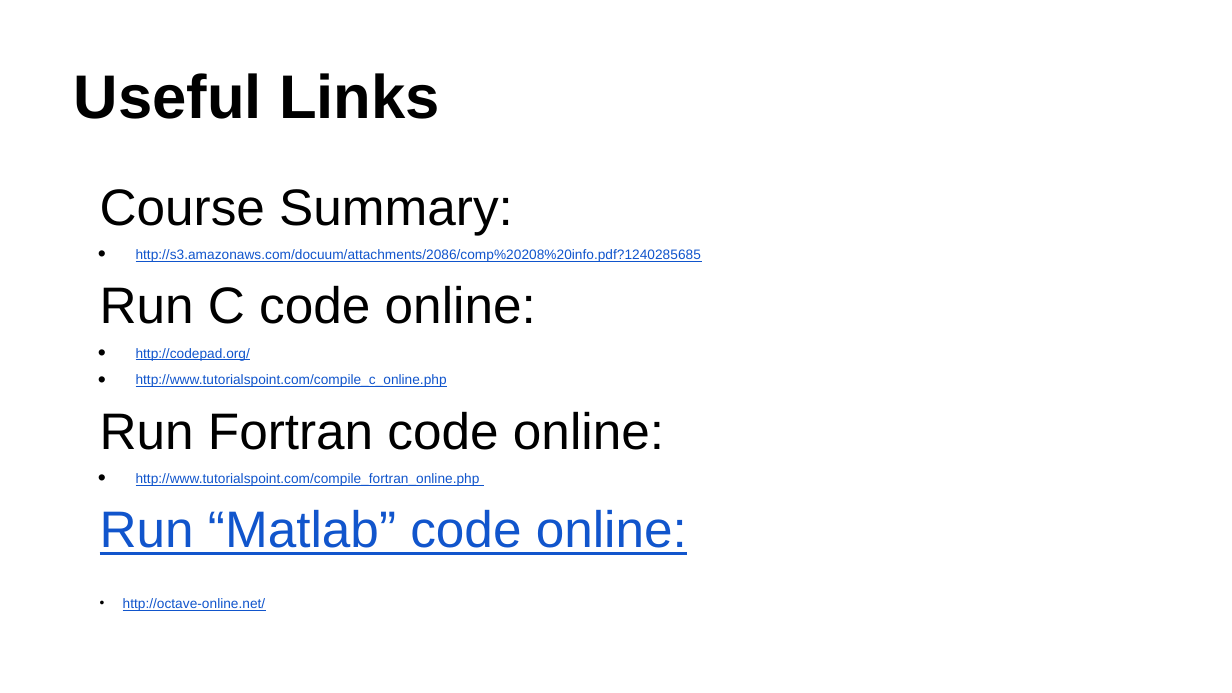
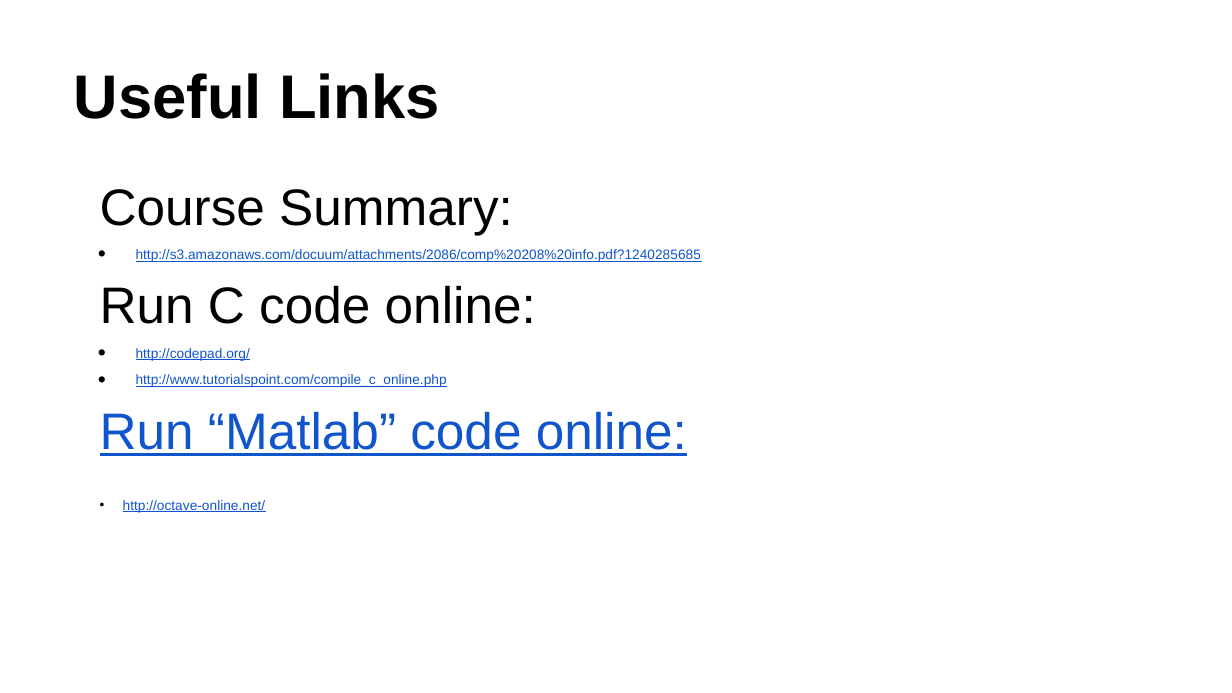
Before and after one commit to shabbir-hussain/Tutorials, a slide deck: slide 2 of Comp208/finalReview/SOLUTIONS Comp208 final review slides F14 .pptx. Drawn at 1232x693 pixels with LibreOffice and Linux fonts; fonts in the diff are those of the drawing. Boxes give left, top, right and bottom in pixels: in the first picture for what was removed or moved away, otherwise in the second. Text is boxed around its words. In the diff, an @@ line names an element or a change of style, - is before the commit and + after.

Commit message:
add w15 final slides

```diff
--- a/Comp208/finalReview/SOLUTIONS Comp208 final review slides F14 .pptx
+++ b/Comp208/finalReview/SOLUTIONS Comp208 final review slides F14 .pptx
@@ text at <box>100,411,664,486</box>: paragraphs removed @@
-Run Fortran code online:
-• http://www.tutorialspoint.com/compile_fortran_online.php
```
Also in this commit, not shown: 2 slides added, 2 slides removed, 1 other file.
